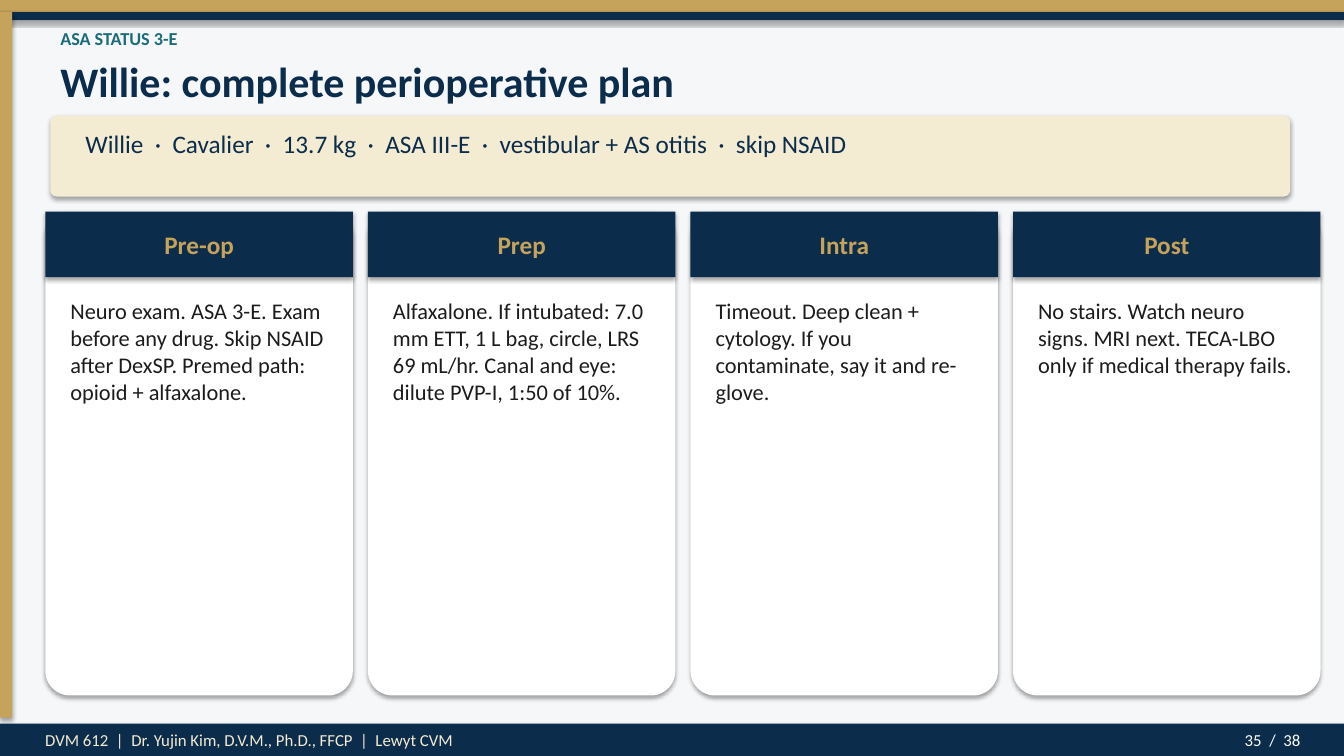
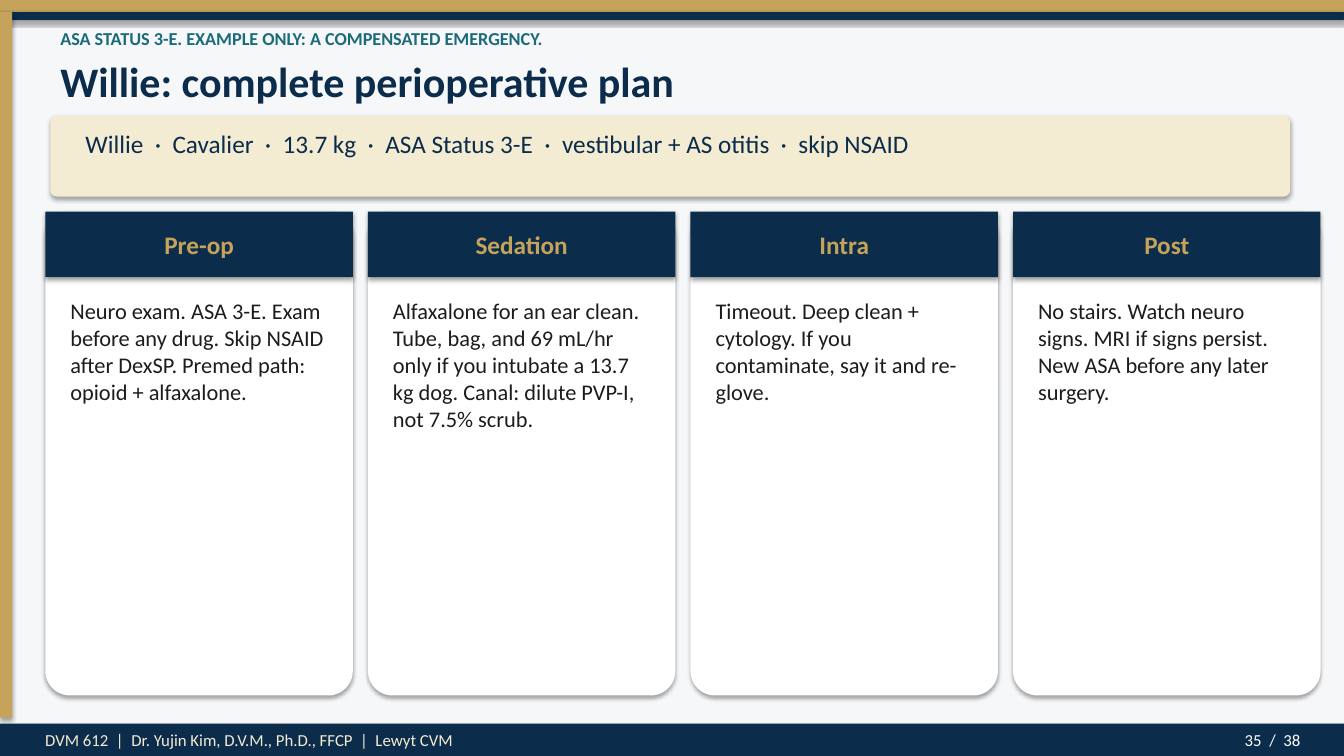
Before and after one commit to drkimvet/happycare, a slide deck: slide 35 of lectures/DVM-612_Week4_Preop_PatientPrep_Postop.pptx. Drawn at 1344x756 pixels with LibreOffice and Linux fonts; fonts in the diff are those of the drawing. Boxes give left, top, right and bottom in pixels: in the first picture for what was removed or moved away, otherwise in the second. Text is boxed around its words. In the diff, an @@ line names an element or a change of style, - is before the commit and + after.

```diff
--- a/lectures/DVM-612_Week4_Preop_PatientPrep_Postop.pptx
+++ b/lectures/DVM-612_Week4_Preop_PatientPrep_Postop.pptx
@@ text at (60, 33, 543, 45): text changed @@
-ASA STATUS 3-E
+ASA STATUS 3-E. EXAMPLE ONLY: A COMPENSATED EMERGENCY.
@@ text at (85, 135, 908, 158): text changed @@
-Willie · Cavalier · 13.7 kg · ASA III-E · vestibular + AS otitis · skip NSAID
+Willie · Cavalier · 13.7 kg · ASA Status 3-E · vestibular + AS otitis · skip NSAID
@@ text at (476, 236, 568, 254): text changed @@
-Prep
+Sedation
@@ text at (393, 303, 640, 427): text changed @@
-Alfaxalone. If intubated: 7.0 mm ETT, 1 L bag, circle, LRS 69 mL/hr. Canal and eye: dilute PVP-I, 1:50 of 10%.
+Alfaxalone for an ear clean. Tube, bag, and 69 mL/hr only if you intubate a 13.7 kg dog. Canal: dilute PVP-I, not 7.5% scrub.
@@ text at (1038, 303, 1269, 404): text changed @@
-No stairs. Watch neuro signs. MRI next. TECA-LBO only if medical therapy fails.
+No stairs. Watch neuro signs. MRI if signs persist. New ASA before any later surgery.
```
Also in this commit, not shown: 20 other slides changed, 7 other files.
